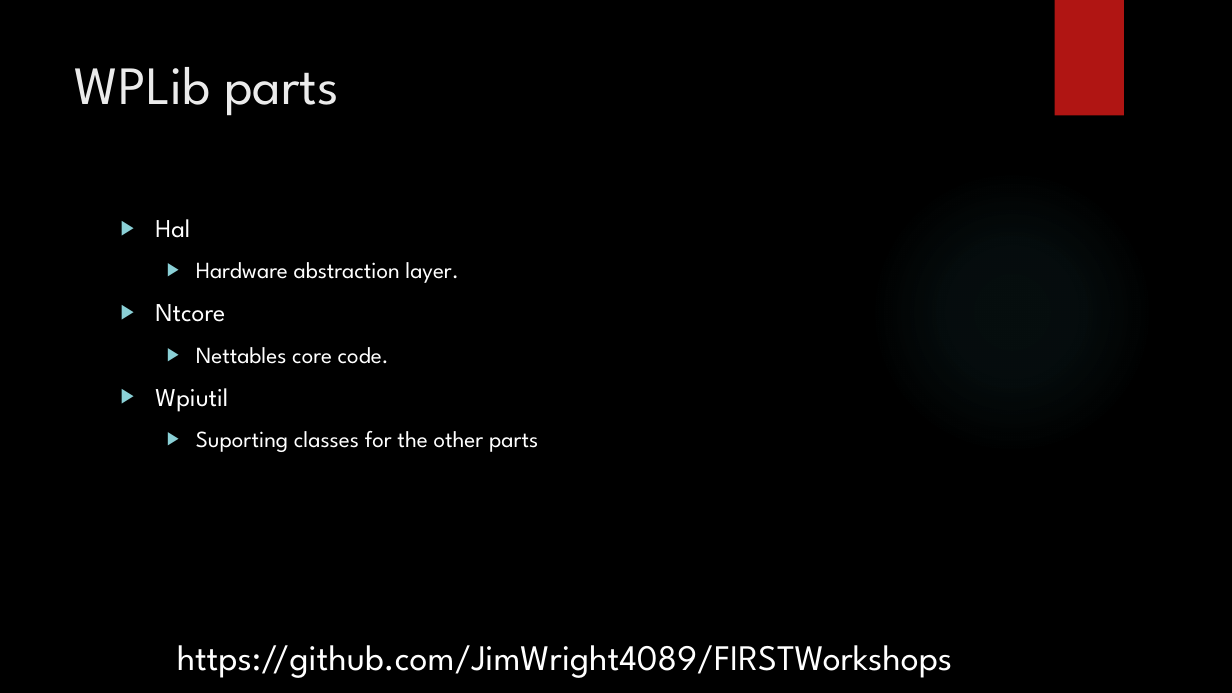
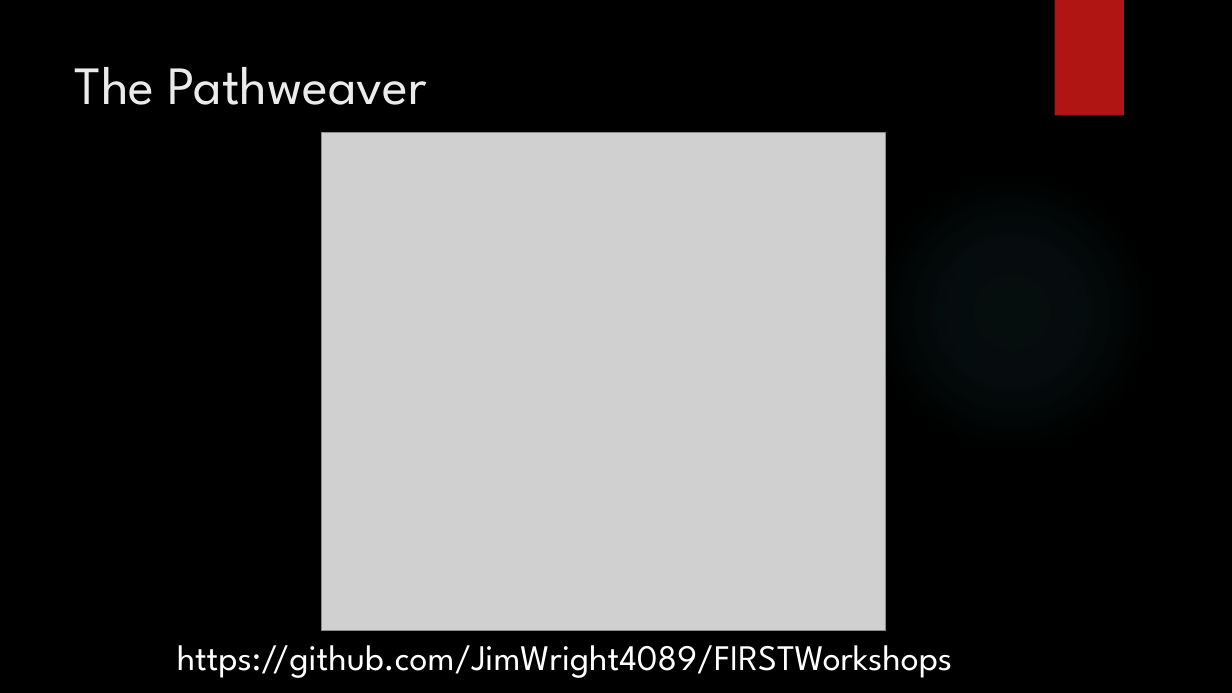
Before and after one commit to JimWright4089/FIRSTWorkshops, a slide deck: slide 7 of FRC/2019/Pathfinding/Pathfinding.pptx (slide 6 before the commit). Drawn at 1232x693 pixels with LibreOffice and Linux fonts; fonts in the diff are those of the drawing; grey boxes stand for pictures; background and template pictures are left out. Boxes give left, top, right and bottom in pixels: in the first picture for what was removed or moved away, otherwise in the second. Text is boxed around its words. In the diff, an @@ line names an element or a change of style, - is before the commit and + after.

```diff
--- a/FRC/2019/Pathfinding/Pathfinding.pptx
+++ b/FRC/2019/Pathfinding/Pathfinding.pptx
@@ title at bbox=[75, 67, 427, 105]: text changed @@
-WPLib parts
+The Pathweaver
@@ picture added at bbox=[322, 133, 885, 631] @@
@@ text removed at bbox=[155, 219, 538, 452] @@
-▶ Hal
-  ▶ Hardware abstraction layer.
-▶ Ntcore
-  ▶ Nettables core code.
-▶ Wpiutil
-  ▶ Suporting classes for the other parts
```
Also in this commit, not shown: 10 other slides changed, 13 slides added, 9 slides removed.
